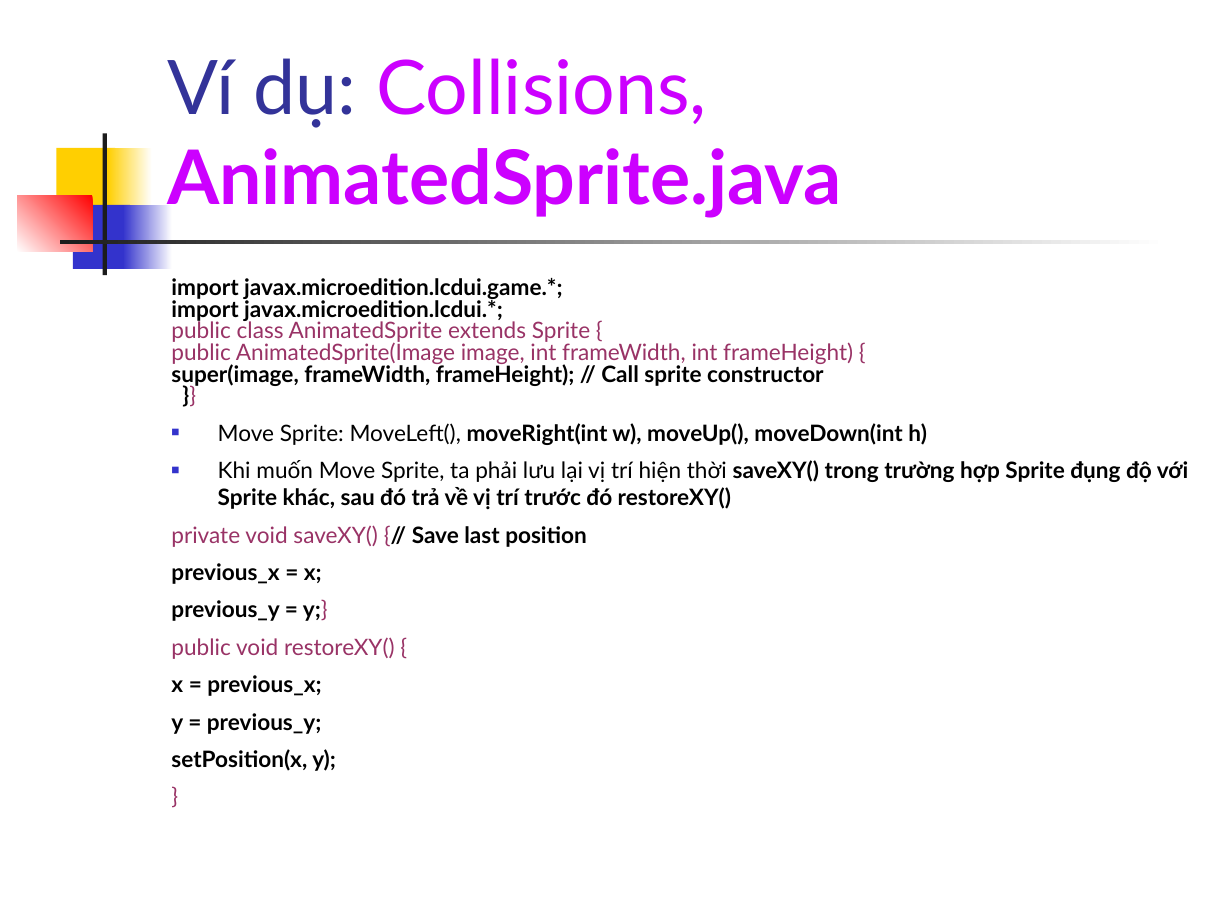
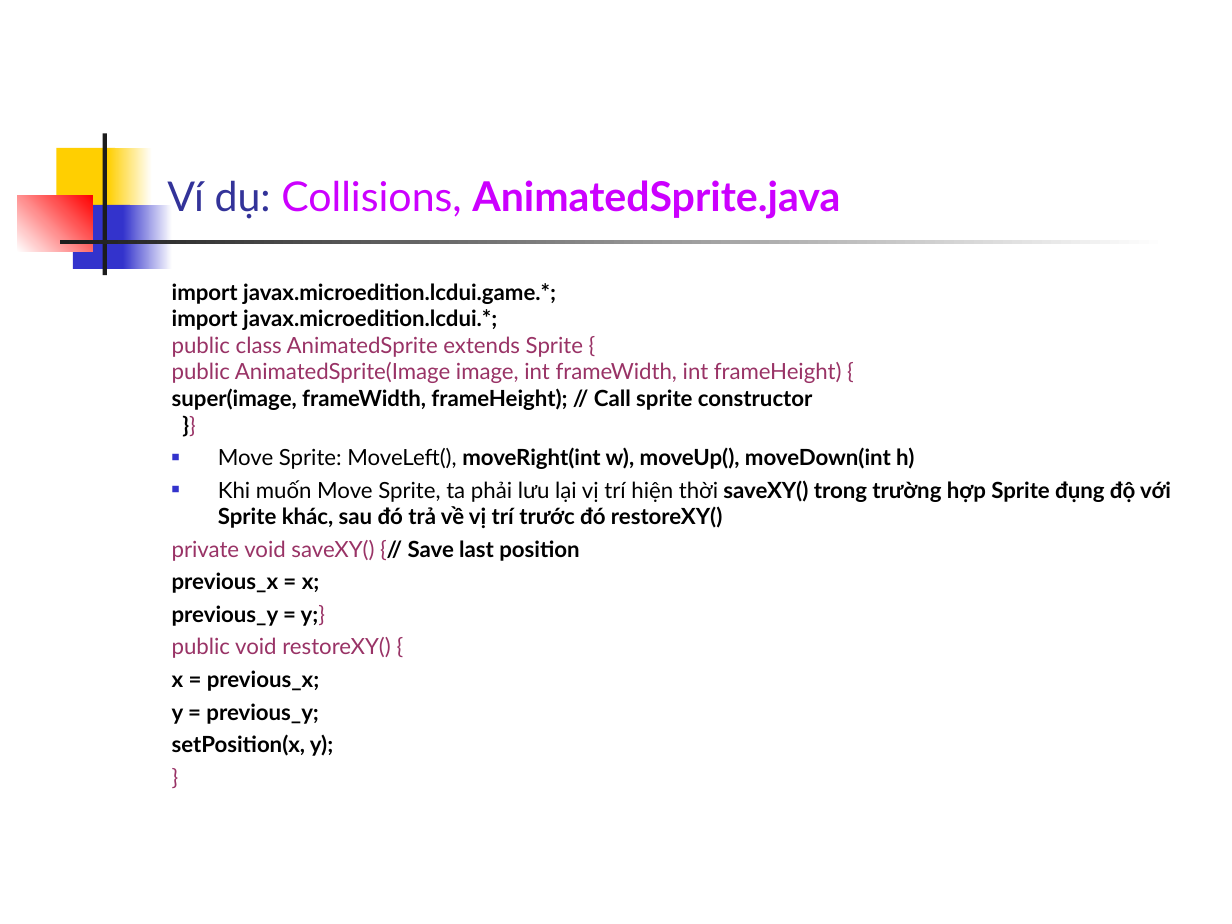
Before and after one commit to phamtuanchip/labs, a slide deck: slide 16 of M1304M-C1304M/j2me/slides/Session14.ppt. Drawn at 1232x924 pixels with LibreOffice and Linux fonts; fonts in the diff are those of the drawing. Boxes give left, top, right and bottom in pixels: in the first picture for what was removed or moved away, otherwise in the second. Text is boxed around its words. In the diff, an @@ line names an element or a change of style, - is before the commit and + after.

```diff
--- a/M1304M-C1304M/j2me/slides/Session14.ppt
+++ b/M1304M-C1304M/j2me/slides/Session14.ppt
@@ title "Ví dụ: Collisions, AnimatedSprite.java" at <box>167,180,840,219</box>: size 44 to 24 pt @@
@@ rectangle at <box>123,205,172,269</box>: fill gradient #FFFFFF to #3333CC to gradient #3333CC to #FFFFFF @@
@@ text "import javax.microedition.lcdui.game.*;" at <box>172,283,1171,756</box>: size 13.2 to 12.9 pt; line spacing 0.8 to 1; less space between paragraphs @@
```
Also in this commit, not shown: 22 other slides changed, 27 other files.
